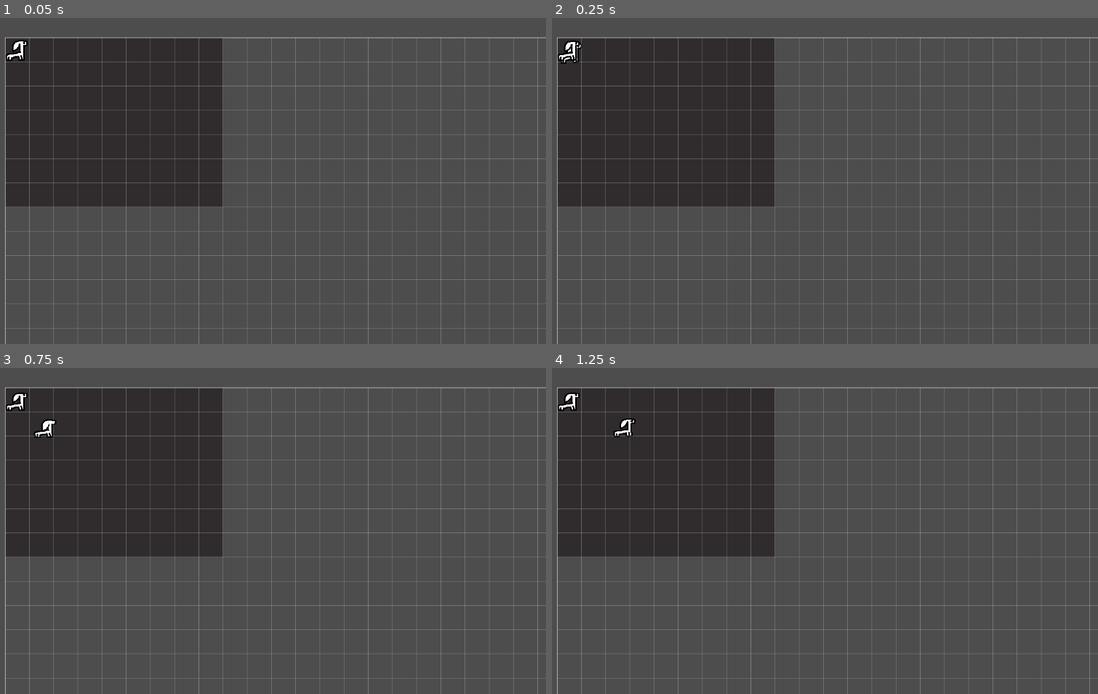
Above: before the commit, frames 1-4 (two rows, left to right).
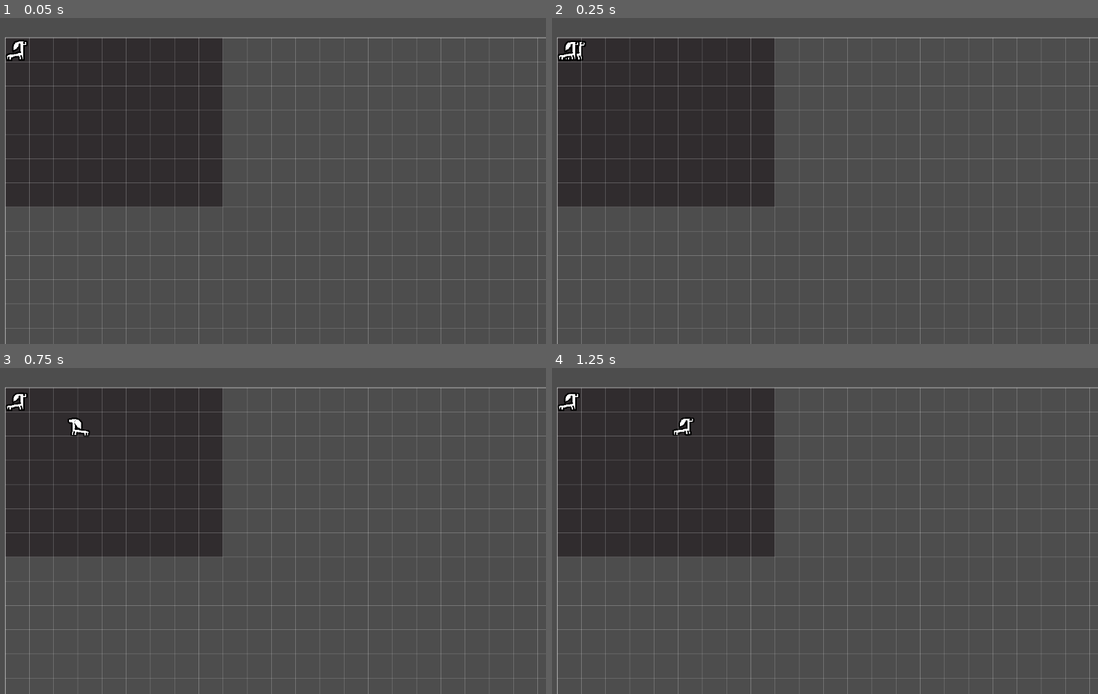
Above: after the commit, the same moments.

Repository: Blueflowerss/vpet-tempname
Game: Godot game, scene res://root.tscn
Two runs of this game, one before a commit and one after it. Both use one fixed random seed, a clock stepped at 60 frames per second and the inputs below.
Inputs (mouse positions are in pixels of both pictures, inside the frame that each line leads up to):
- Up to frame 1 (0.05 s): no input
- Up to frame 2 (0.25 s): no input
- Up to frame 3 (0.75 s): move the mouse to (382, 514) at 0.52 s; press the mouse at (382, 514) at 0.53 s
- Up to frame 4 (1.25 s): no input

Frame 1 is identical in both runs. In frame 2, less than 0.1% of the frame differs, in the area x 1-7%, y 6-15%; in frame 3, 0.3%, in the area x 6-17%, y 15-22%; in frame 4, 0.3%.

Commit message:
Added randomized idle timer

Diff:
--- a/critter.gd
+++ b/critter.gd
@@ -16,7 +16,7 @@
 	FUN
 }
 var act_lengths : Dictionary[ACT,float] = {
-	ACT.IDLE: 3.0,
+	ACT.IDLE: 0,
 	ACT.MOVE: 0.1,
 	ACT.FUN: 0.1
 }
@@ -37,7 +37,7 @@
 	current_action = ACT.IDLE;
 func _physics_process(delta: float) -> void:
 	#decided to do animation here
-	position = lerp(position,Vector2((grid_position * 64) + Vector2i(32,32)),delta);
+	position = lerp(position,Vector2((grid_position * 64) + Vector2i(32,32)),delta*3);
 	pass
 func _process(delta: float) -> void:
 	#a kinda timer so the AI doesn't freak out
@@ -49,6 +49,9 @@
 	#to walk to
 	match current_action:
 		ACT.IDLE:
+			# randomize duration of idle time whenever idle state becomes current state
+			act_lengths[ACT.IDLE] = randf_range(0.5, 6.0)
+			print(act_lengths)
 			#is bored
 			#find a random spot near the critter
 			var random_near_spot : Vector2i = Vector2i(randi_range(-5,5),randi_range(-5,5));
